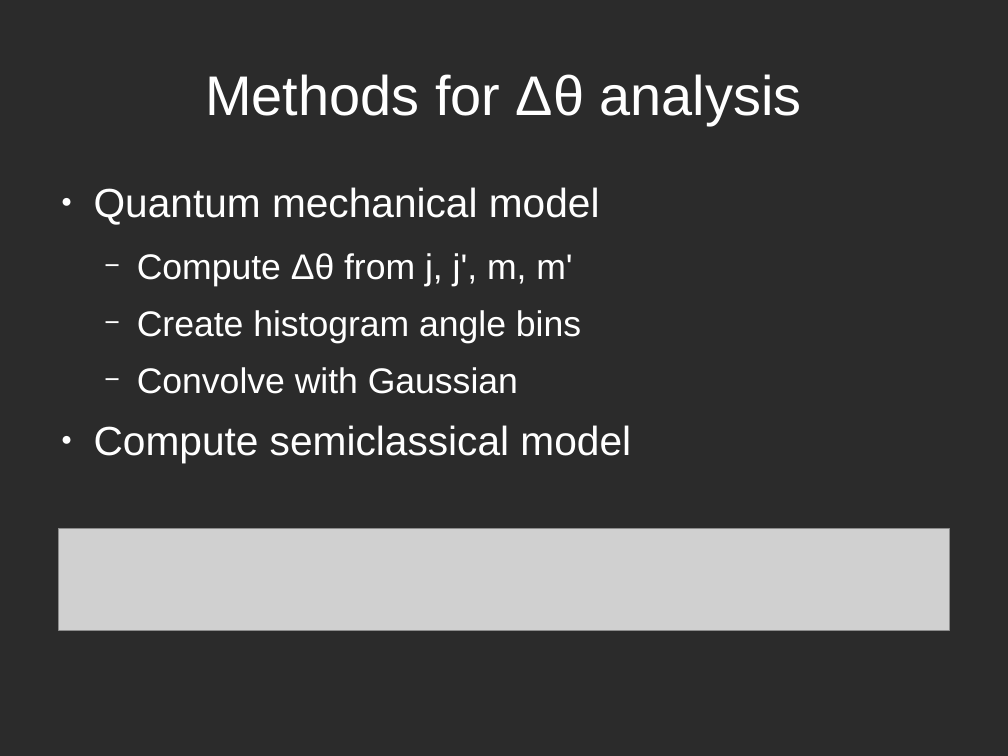
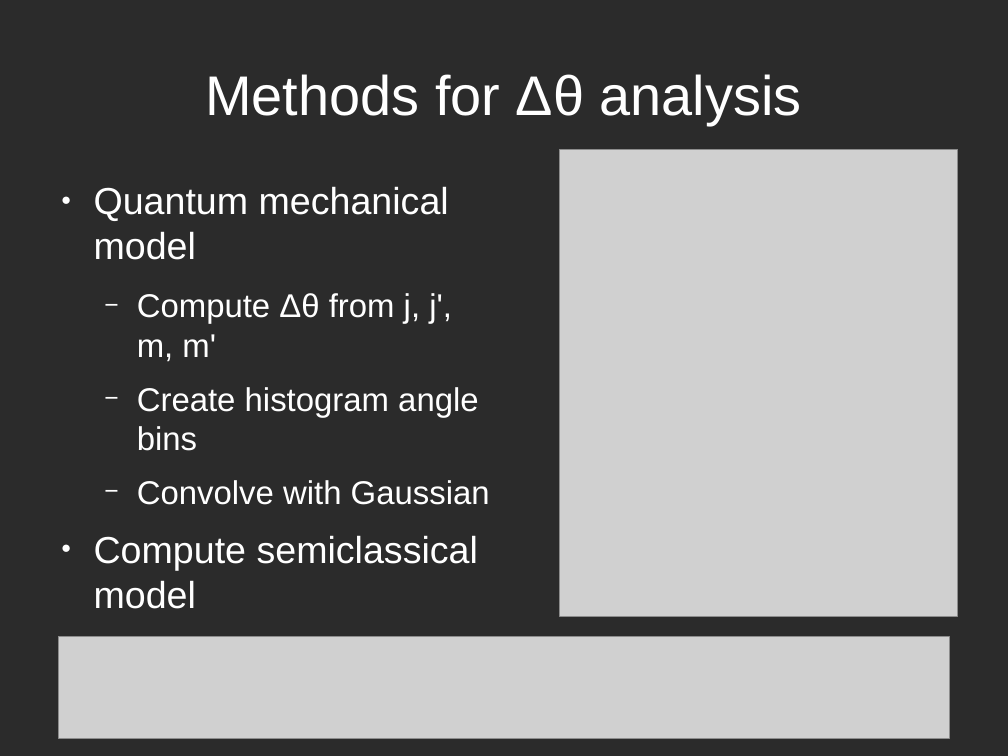
Before and after one commit to atowneND/HeNaK_Collisions, a slide deck: slide 16 of Presentation.odp (slide 17 before the commit). Drawn at 1008x756 pixels with LibreOffice and Linux fonts; fonts in the diff are those of the drawing; grey boxes stand for pictures; background and template pictures are left out; a plain dark background stands for a picture behind light text. Boxes give left, top, right and bottom in pixels: in the first picture for what was removed or moved away, otherwise in the second. Text is boxed around its words. In the diff, an @@ line names an element or a change of style, - is before the commit and + after.

```diff
--- a/Presentation.odp
+++ b/Presentation.odp
@@ picture added at (560, 149, 958, 617) @@
@@ text "Quantum mechanical model" at (94, 186, 490, 609): size 32 to 29.6 pt in "Quantum mechanical model", "Compute semiclassical model"; size 28 to 25.9 pt in "Compute Δθ from j, j', m, m'", "Create histogram angle bins", "Convolve with Gaussian" @@
@@ picture: place and size @@
-picture at (59, 529, 949, 631)
+picture at (59, 637, 949, 739)
```
Also in this commit, not shown: 2 other slides changed, 1 slide removed, 2 other files.
